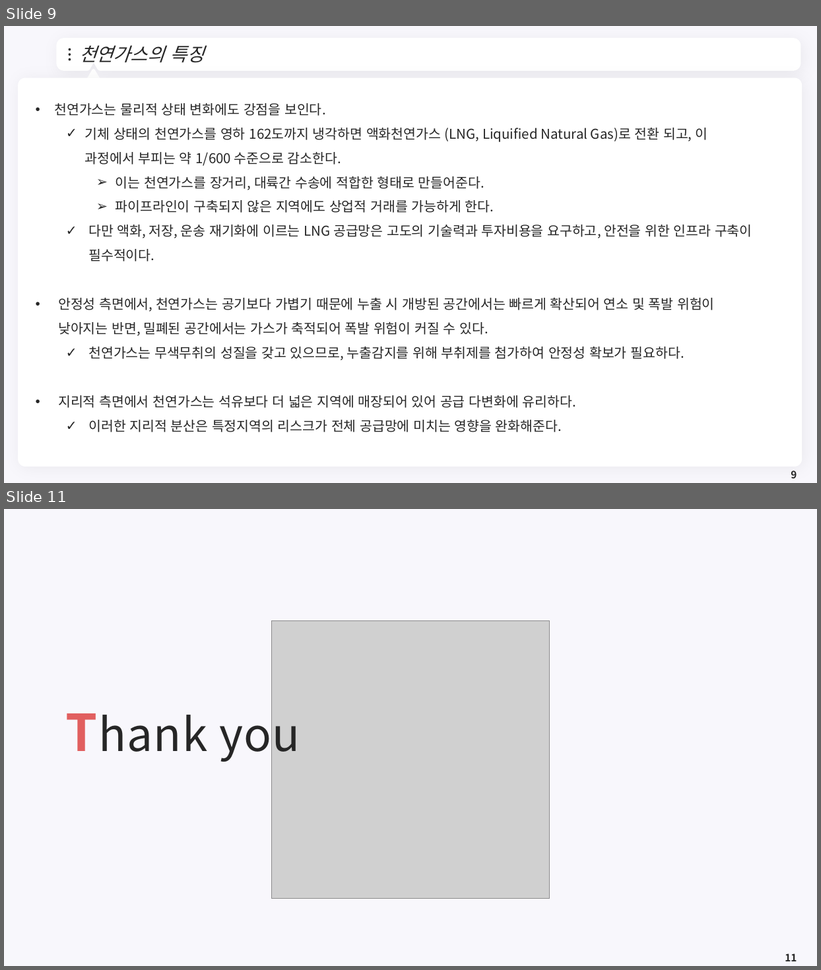
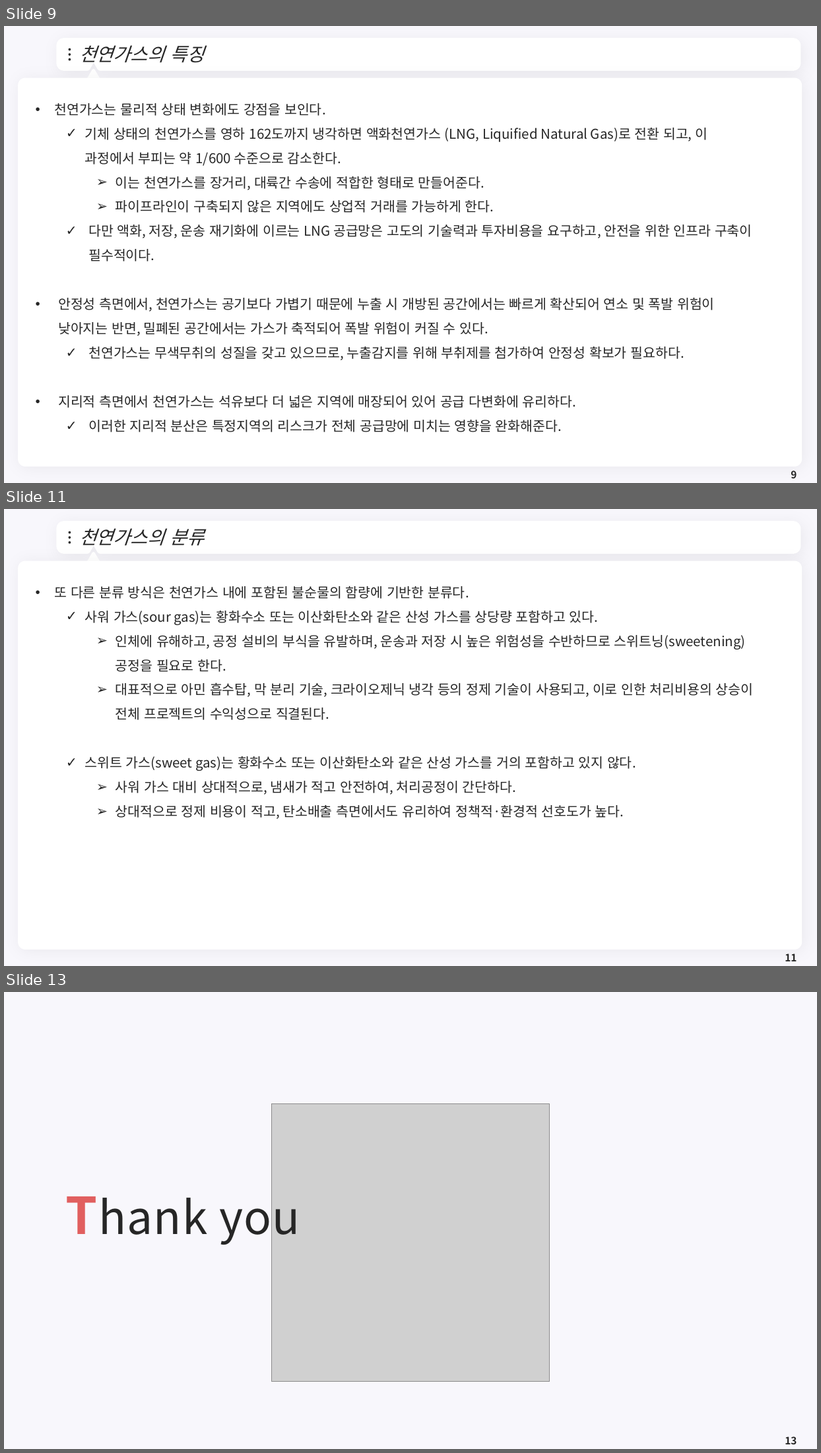
Before and after one commit to meandthey/Teaching, a slide deck: 에너지경제학/자원에너지경제학_Chapter_3 (가스).pptx. Shown one above the other, each under a label of ours: slides 9 and 11 before the commit, slides 9, 11 and 13 after it; the slides between them are not shown. The pictures are 821x970 and 821x1453 pixels, drawn with LibreOffice and Linux fonts; fonts in the diff are those of the drawing; grey boxes stand for pictures; background and template pictures are left out. Boxes give left, top, right and bottom in pixels: in the first picture for what was removed or moved away, otherwise in the second. Text is boxed around its words. In the diff, an @@ line names an element or a change of style, - is before the commit and + after.

```diff
--- a/에너지경제학/자원에너지경제학_Chapter_3 (가스).pptx
+++ b/에너지경제학/자원에너지경제학_Chapter_3 (가스).pptx
@@ slide 11 added at (x1=4, y1=509, x2=817, y2=966), background #F8F7FC; not listed: 7 template elements that a slide beside it also shows @@
@@ title added at (x1=79, y1=528, x2=205, y2=546), 22 pt, text #262626, italic @@
+천연가스의 분류
@@ text added at (x1=54, y1=586, x2=754, y2=819), 16 pt, text #262626 @@
+• 또 다른 분류 방식은 천연가스 내에 포함된 불순물의 함량에 기반한 분류다.
+  ✓ 사워 가스(sour gas)는 황화수소 또는 이산화탄소와 같은 산성 가스를 상당량 포함하고 있다.
+    ➢ 인체에 유해하고, 공정 설비의 부식을 유발하며, 운송과 저장 시 높은 위험성을 수반하므로 스위트닝(sweetening) 공정을 필요로 한다.
+    ➢ 대표적으로 아민 흡수탑, 막 분리 기술, 크라이오제닉 냉각 등의 정제 기술이 사용되고, 이로 인한 처리비용의 상승이 전체 프로젝트의 수익성으로 직결된다.
+  ✓ 스위트 가스(sweet gas)는 황화수소 또는 이산화탄소와 같은 산성 가스를 거의 포함하고 있지 않다.
+    ➢ 사워 가스 대비 상대적으로, 냄새가 적고 안전하여, 처리공정이 간단하다.
+    ➢ 상대적으로 정제 비용이 적고, 탄소배출 측면에서도 유리하여 정책적·환경적 선호도가 높다.
@@ page number added at (x1=785, y1=954, x2=797, y2=962), 12 pt, text #262626, bold @@
+11
@@ what was slide 11 is now slide 13 @@
@@ page number at (x1=785, y1=1437, x2=797, y2=1445): text changed @@
-11
+13
```
Also in this commit, not shown: 1 slide changed, 1 other slide added.
